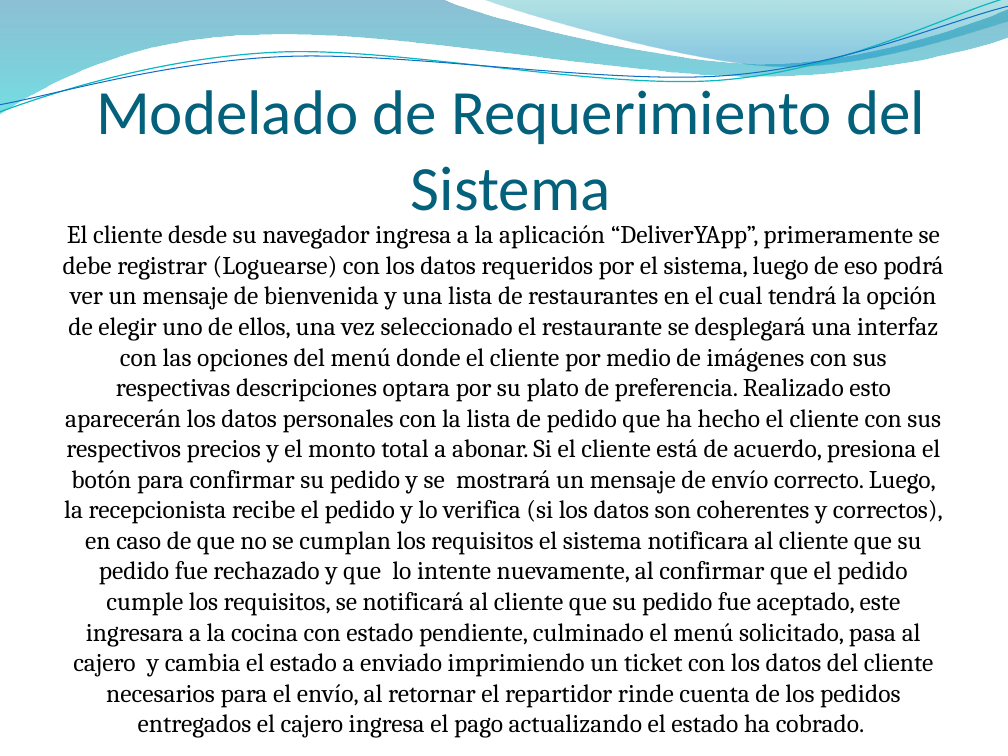
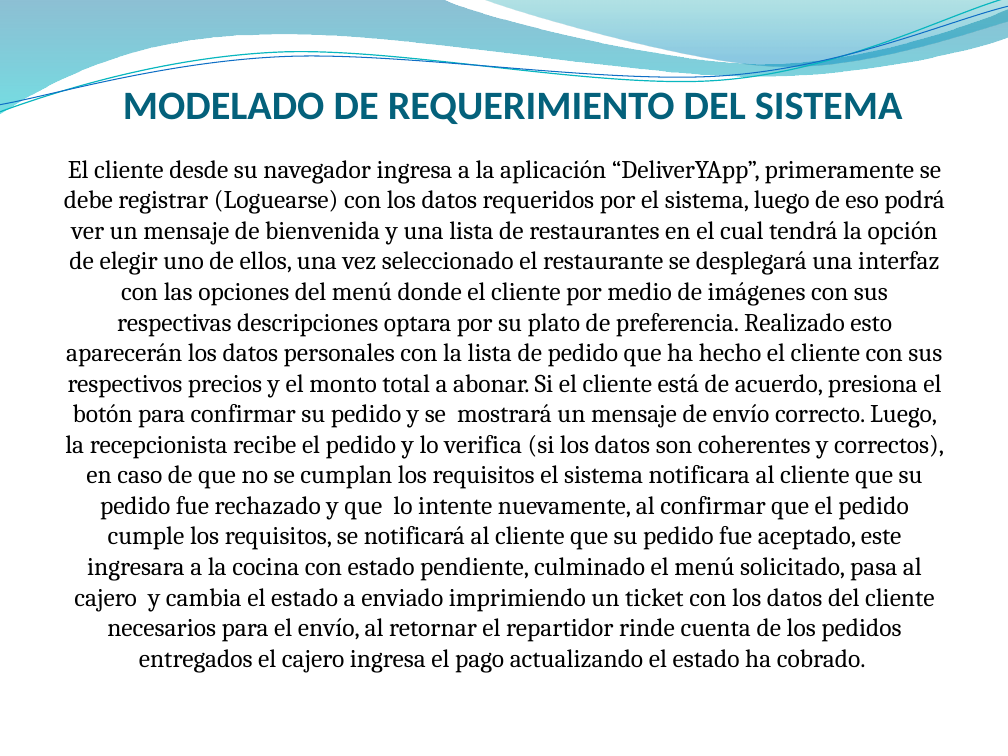
Before and after one commit to francben/proyectoDeliberyApp, a slide deck: slide 10 of Para Presentacion final.pptx. Drawn at 1008x756 pixels with LibreOffice and Linux fonts; fonts in the diff are those of the drawing; background and template pictures are left out. Boxes give left, top, right and bottom in pixels: in the first picture for what was removed or moved away, otherwise in the second. Text is boxed around its words. In the diff, an @@ line names an element or a change of style, - is before the commit and + after.

```diff
--- a/Para Presentacion final.pptx
+++ b/Para Presentacion final.pptx
@@ title at (123, 92, 903, 124): text changed; size 45 to 28.8 pt; bold on @@
-Modelado de Requerimiento del Sistema
+MODELADO DE REQUERIMIENTO DEL SISTEMA
@@ text "El cliente desde su navegador ...": place and size @@
-text "El cliente desde su navegador ..." at (63, 225, 943, 707)
+text "El cliente desde su navegador ..." at (64, 160, 944, 642)
```
Also in this commit, not shown: 20 other slides changed, 13 slides added, 13 slides removed.
